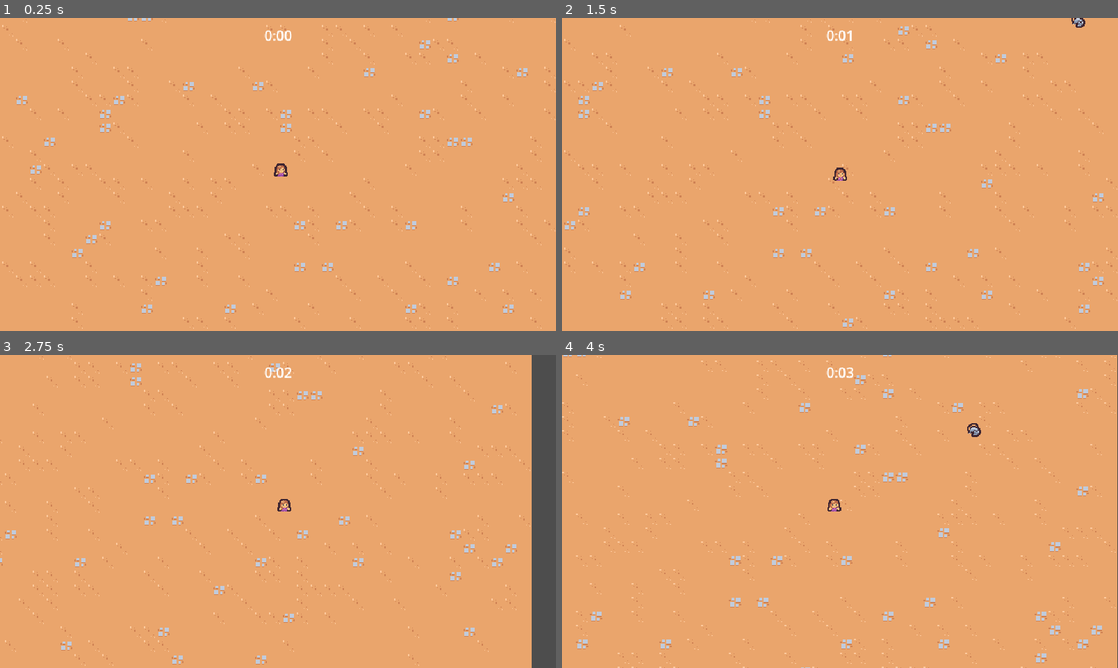
Above: before the commit, frames 1-4 (two rows, left to right).
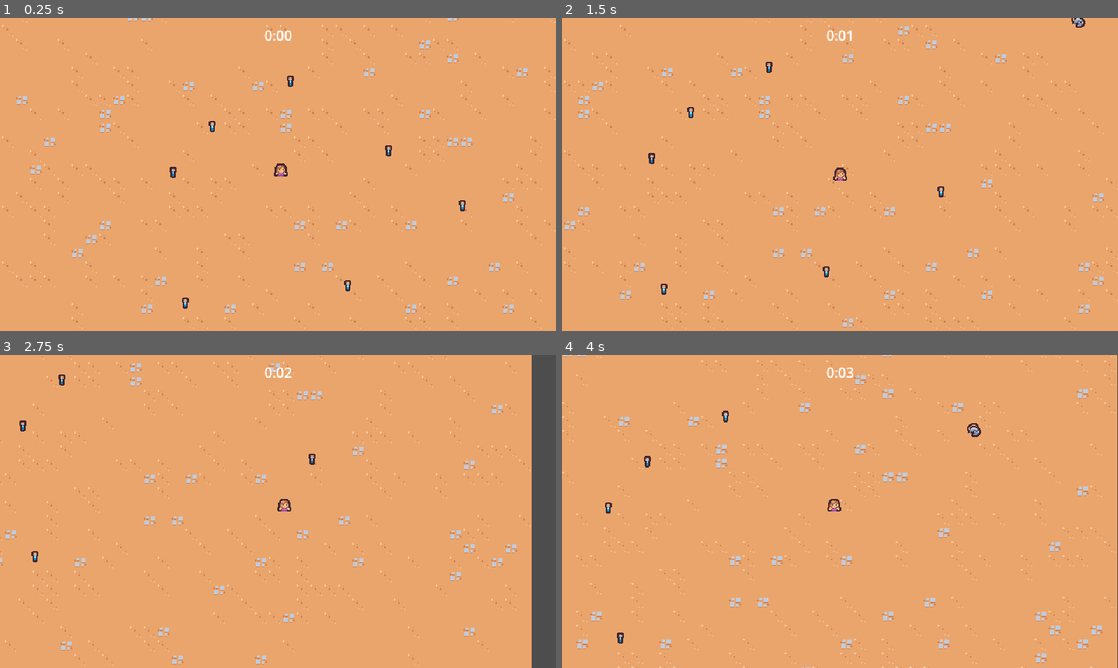
Above: after the commit, the same moments.

Repository: lilyplum/godot-tutorial
Game: Godot game, scene res://scenes/main/main.tscn
The game is run twice, just before and just after one commit, with the same random seed, the same clock (stepped at 60 frames per second) and the same inputs.
Inputs:
- Up to frame 1 (0.25 s): no input
- Up to frame 2 (1.5 s): hold D (move_right) 0.53-1.28 s; hold S (move_down) from 1.28 s (still down)
- Up to frame 3 (2.75 s): release S (move_down) at 2.03 s; hold D (move_right) from 2.03 s (still down)
- Up to frame 4 (4 s): release D (move_right) at 2.78 s; hold W (move_up) 2.78-3.53 s; hold A (move_left) from 3.53 s (still down)

The runs differ from the first frame. In frame 1, 0.2% of the frame differs, in the area x 30-84%, y 18-93%; in frame 2, 0.2%; in frame 3, 0.1%; in frame 4, 0.1%.

Commit message:
add exp vial

Diff:
--- a/2DSurvivor/project.godot
+++ b/2DSurvivor/project.godot
@@ -60,6 +60,7 @@
 2d_physics/layer_2="Player"
 2d_physics/layer_3="Enemy"
 2d_physics/layer_4="EnemyCollision"
+2d_physics/layer_5="PlayerPickup"
 
 [rendering]
 
--- a/2DSurvivor/scenes/basic_enemy/basic_enemy.tscn
+++ b/2DSurvivor/scenes/game_object/basic_enemy/basic_enemy.tscn
@@ -1,7 +1,7 @@
 [gd_scene load_steps=5 format=3 uid="uid://bc7c3g7t5mmch"]
 
-[ext_resource type="Script" path="res://scenes/basic_enemy/basic_enemy.gd" id="1_6bcuq"]
-[ext_resource type="Texture2D" uid="uid://6yncuen871ds" path="res://scenes/basic_enemy/basic_enemy.png" id="2_0ejtu"]
+[ext_resource type="Script" path="res://scenes/game_object/basic_enemy/basic_enemy.gd" id="1_6bcuq"]
+[ext_resource type="Texture2D" uid="uid://6yncuen871ds" path="res://scenes/game_object/basic_enemy/basic_enemy.png" id="2_0ejtu"]
 
 [sub_resource type="CircleShape2D" id="CircleShape2D_fbf4n"]
 radius = 12.0
--- /dev/null
+++ b/2DSurvivor/scenes/game_object/experience_vial/experience_vial.gd
@@ -0,0 +1,9 @@
+extends Node2D
+
+
+func _ready():
+	$Area2D.area_entered.connect(on_area_connect)
+
+
+func on_area_connect(other_area: Area2D):
+	queue_free()
--- /dev/null
+++ b/2DSurvivor/scenes/game_object/experience_vial/experience_vial.tscn
@@ -0,0 +1,20 @@
+[gd_scene load_steps=4 format=3 uid="uid://l64ktok7x1ii"]
+
+[ext_resource type="Script" path="res://scenes/game_object/experience_vial/experience_vial.gd" id="1_8rsey"]
+[ext_resource type="Texture2D" uid="uid://dt1yguk3tikmh" path="res://scenes/game_object/experience_vial/experience_vial.png" id="1_dg0nc"]
+
+[sub_resource type="CircleShape2D" id="CircleShape2D_qjbud"]
+radius = 16.0
+
+[node name="ExperienceVial" type="Node2D"]
+script = ExtResource("1_8rsey")
+
+[node name="Area2D" type="Area2D" parent="."]
+collision_layer = 0
+collision_mask = 16
+
+[node name="CollisionShape2D" type="CollisionShape2D" parent="Area2D"]
+shape = SubResource("CircleShape2D_qjbud")
+
+[node name="Sprite2D" type="Sprite2D" parent="."]
+texture = ExtResource("1_dg0nc")
--- a/2DSurvivor/scenes/game_camera/game_camera.tscn
+++ b/2DSurvivor/scenes/game_object/game_camera/game_camera.tscn
@@ -1,6 +1,6 @@
 [gd_scene load_steps=2 format=3 uid="uid://48k4g0lfy2f"]
 
-[ext_resource type="Script" path="res://scenes/game_camera/game_camera.gd" id="1_dywxn"]
+[ext_resource type="Script" path="res://scenes/game_object/game_camera/game_camera.gd" id="1_dywxn"]
 
 [node name="GameCamera" type="Camera2D"]
 script = ExtResource("1_dywxn")
--- a/2DSurvivor/scenes/player/player.tscn
+++ b/2DSurvivor/scenes/game_object/player/player.tscn
@@ -1,8 +1,11 @@
-[gd_scene load_steps=5 format=3 uid="uid://d1xjxonb55c65"]
+[gd_scene load_steps=6 format=3 uid="uid://d1xjxonb55c65"]
 
-[ext_resource type="Script" path="res://scenes/player/player.gd" id="1_5lcoy"]
-[ext_resource type="Texture2D" uid="uid://bnbg1csukflb6" path="res://scenes/player/player.png" id="1_mhm7o"]
+[ext_resource type="Script" path="res://scenes/game_object/player/player.gd" id="1_5lcoy"]
+[ext_resource type="Texture2D" uid="uid://bnbg1csukflb6" path="res://scenes/game_object/player/player.png" id="1_mhm7o"]
 [ext_resource type="PackedScene" uid="uid://050vnfkp1twp" path="res://scenes/ability/sword_ability_controller/sword_ability_controller.tscn" id="2_u0pal"]
+
+[sub_resource type="CircleShape2D" id="CircleShape2D_5npnm"]
+radius = 32.0
 
 [sub_resource type="CircleShape2D" id="CircleShape2D_8s853"]
 radius = 5.0
@@ -16,6 +19,14 @@
 
 [node name="SwordAbilityController" parent="AbilityManager" instance=ExtResource("2_u0pal")]
 
+[node name="Area2D" type="Area2D" parent="."]
+position = Vector2(0, -5)
+collision_layer = 16
+collision_mask = 0
+
+[node name="CollisionShape2D" type="CollisionShape2D" parent="Area2D"]
+shape = SubResource("CircleShape2D_5npnm")
+
 [node name="Sprite2D" type="Sprite2D" parent="."]
 texture = ExtResource("1_mhm7o")
 offset = Vector2(0, -8)
--- a/2DSurvivor/scenes/main/main.tscn
+++ b/2DSurvivor/scenes/main/main.tscn
@@ -1,11 +1,12 @@
-[gd_scene load_steps=7 format=3 uid="uid://kbby5yd24pju"]
+[gd_scene load_steps=8 format=3 uid="uid://kbby5yd24pju"]
 
-[ext_resource type="PackedScene" uid="uid://d1xjxonb55c65" path="res://scenes/player/player.tscn" id="1_aq3mg"]
+[ext_resource type="PackedScene" uid="uid://d1xjxonb55c65" path="res://scenes/game_object/player/player.tscn" id="1_aq3mg"]
 [ext_resource type="PackedScene" uid="uid://blnf65tiknbl1" path="res://scenes/manager/enemy_manager.tscn" id="1_bbqro"]
-[ext_resource type="PackedScene" uid="uid://48k4g0lfy2f" path="res://scenes/game_camera/game_camera.tscn" id="1_bqj3h"]
+[ext_resource type="PackedScene" uid="uid://48k4g0lfy2f" path="res://scenes/game_object/game_camera/game_camera.tscn" id="1_bqj3h"]
 [ext_resource type="PackedScene" uid="uid://duy3ns6a40w6f" path="res://scenes/ui/arena_time_ui.tscn" id="1_dfi2y"]
 [ext_resource type="TileSet" uid="uid://bjrcjyicwi3le" path="res://resources/tileset.tres" id="1_q4ewa"]
 [ext_resource type="PackedScene" uid="uid://dts48qmv8l7jd" path="res://scenes/manager/arena_time_manager.tscn" id="2_l6a2r"]
+[ext_resource type="PackedScene" uid="uid://l64ktok7x1ii" path="res://scenes/game_object/experience_vial/experience_vial.tscn" id="7_fvoft"]
 
 [node name="Main" type="Node"]
 
@@ -25,3 +26,24 @@
 
 [node name="Player" parent="." instance=ExtResource("1_aq3mg")]
 position = Vector2(466, 304)
+
+[node name="ExperienceVial" parent="." instance=ExtResource("7_fvoft")]
+position = Vector2(342, 299)
+
+[node name="ExperienceVial2" parent="." instance=ExtResource("7_fvoft")]
+position = Vector2(387, 246)
+
+[node name="ExperienceVial3" parent="." instance=ExtResource("7_fvoft")]
+position = Vector2(477, 194)
+
+[node name="ExperienceVial4" parent="." instance=ExtResource("7_fvoft")]
+position = Vector2(675, 337)
+
+[node name="ExperienceVial5" parent="." instance=ExtResource("7_fvoft")]
+position = Vector2(543, 429)
+
+[node name="ExperienceVial6" parent="." instance=ExtResource("7_fvoft")]
+position = Vector2(356, 449)
+
+[node name="ExperienceVial7" parent="." instance=ExtResource("7_fvoft")]
+position = Vector2(590, 274)
--- a/2DSurvivor/scenes/manager/enemy_manager.tscn
+++ b/2DSurvivor/scenes/manager/enemy_manager.tscn
@@ -1,7 +1,7 @@
 [gd_scene load_steps=3 format=3 uid="uid://blnf65tiknbl1"]
 
 [ext_resource type="Script" path="res://scenes/manager/enemy_manager.gd" id="1_c33qk"]
-[ext_resource type="PackedScene" uid="uid://bc7c3g7t5mmch" path="res://scenes/basic_enemy/basic_enemy.tscn" id="2_a147q"]
+[ext_resource type="PackedScene" uid="uid://bc7c3g7t5mmch" path="res://scenes/game_object/basic_enemy/basic_enemy.tscn" id="2_a147q"]
 
 [node name="EnemyManager" type="Node"]
 script = ExtResource("1_c33qk")
Renamed: 2DSurvivor/scenes/basic_enemy/basic_enemy.gd -> 2DSurvivor/scenes/game_object/basic_enemy/basic_enemy.gd
Renamed: 2DSurvivor/scenes/basic_enemy/basic_enemy.png -> 2DSurvivor/scenes/game_object/basic_enemy/basic_enemy.png
Not shown, added: 2DSurvivor/scenes/game_object/basic_enemy/basic_enemy.png.import
Binary file added: 2DSurvivor/scenes/game_object/experience_vial/experience_vial.png
Not shown, changed: 2DSurvivor/scenes/game_object/experience_vial/experience_vial.png.import
Renamed: 2DSurvivor/scenes/game_camera/game_camera.gd -> 2DSurvivor/scenes/game_object/game_camera/game_camera.gd
Renamed: 2DSurvivor/scenes/player/player.gd -> 2DSurvivor/scenes/game_object/player/player.gd
Renamed: 2DSurvivor/scenes/player/player.png -> 2DSurvivor/scenes/game_object/player/player.png
Not shown, changed: 2DSurvivor/scenes/game_object/player/player.png.import
